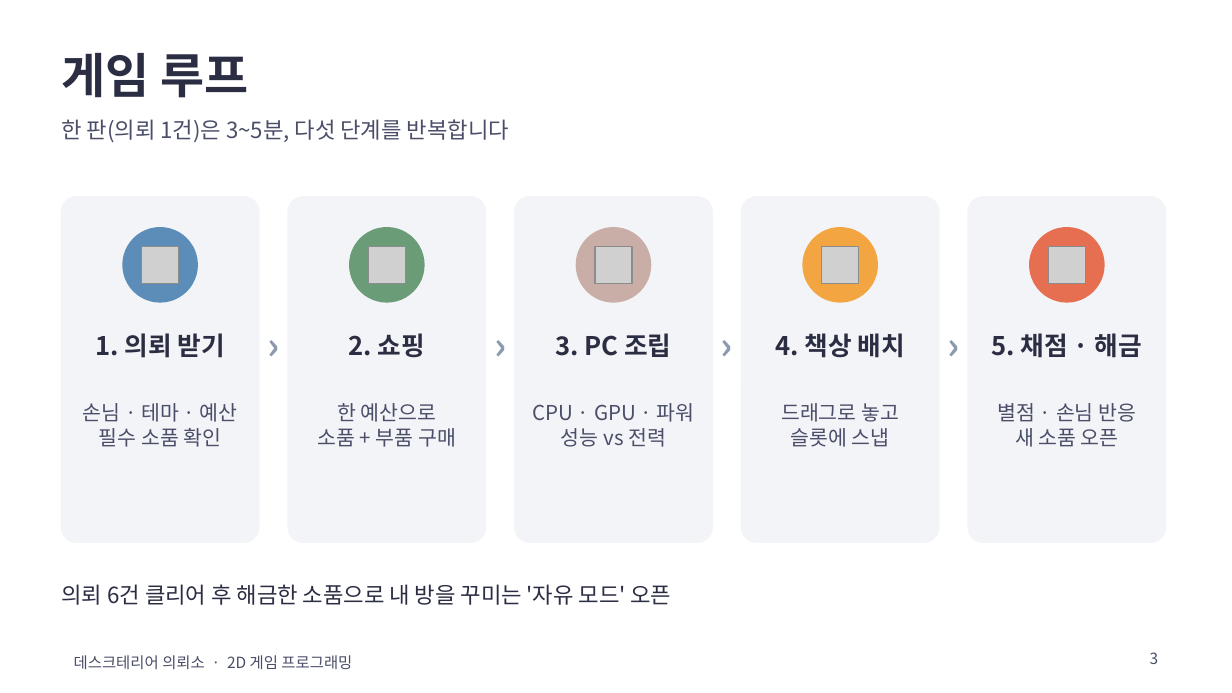
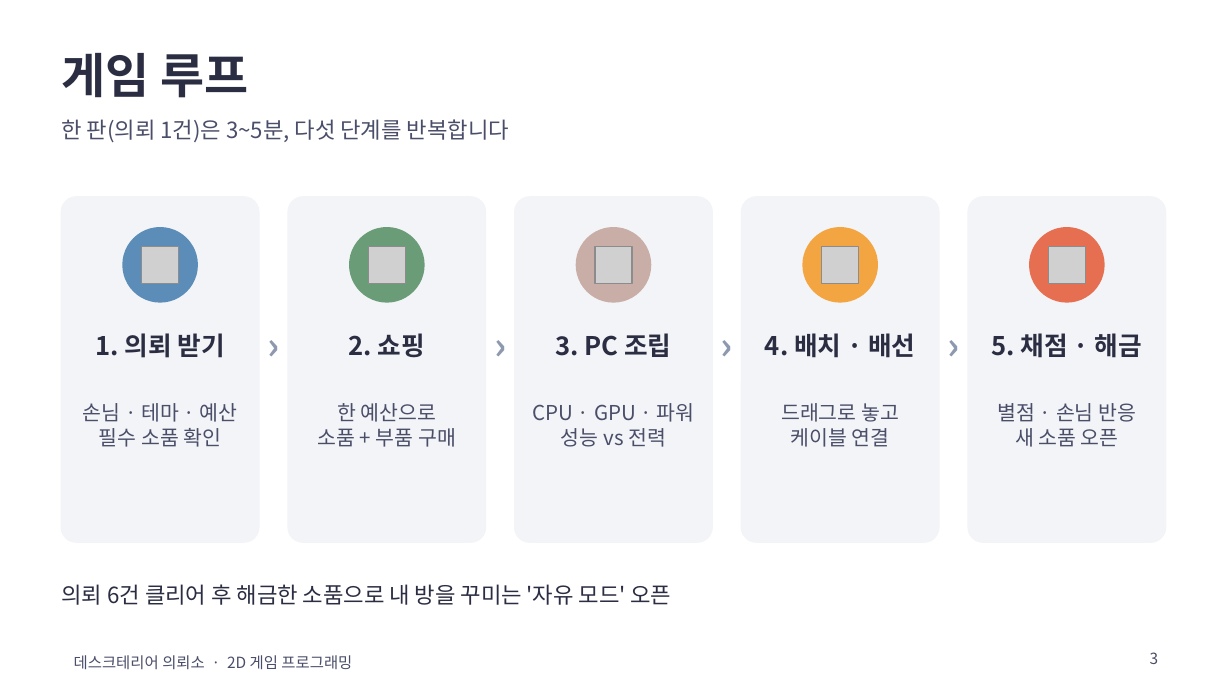
Before and after one commit to gladinoo/2DGAMEPROJECT, a slide deck: slide 3 of docs/데스크테리어의뢰소_발표.pptx. Drawn at 1232x693 pixels with LibreOffice and Linux fonts; fonts in the diff are those of the drawing; grey boxes stand for pictures. Boxes give left, top, right and bottom in pixels: in the first picture for what was removed or moved away, otherwise in the second. Text is boxed around its words. In the diff, an @@ line names an element or a change of style, - is before the commit and + after.

```diff
--- a/docs/데스크테리어의뢰소_발표.pptx
+++ b/docs/데스크테리어의뢰소_발표.pptx
@@ text at [765,333,915,358]: text changed @@
-4. 책상 배치
+4. 배치 · 배선
@@ text at [791,428,890,447]: text changed @@
-슬롯에 스냅
+케이블 연결
```
Also in this commit, not shown: 2 other slides changed, 1 other file.
